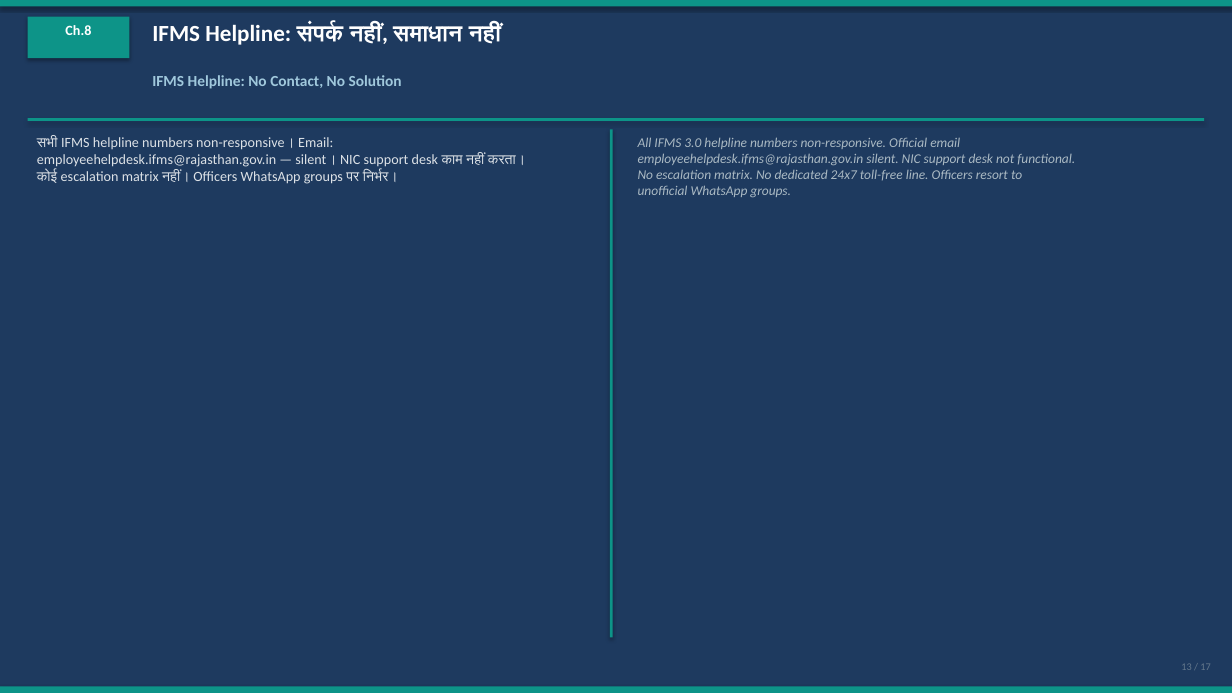
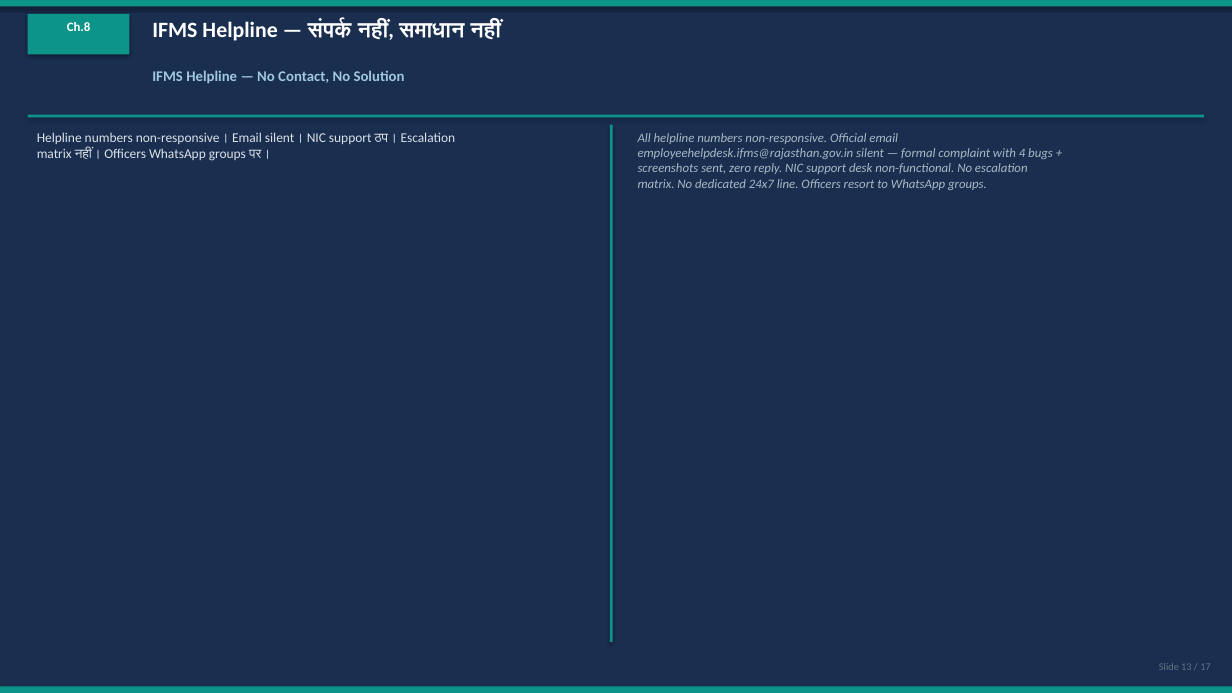
Before and after one commit to CRAJKUMARSINGH/News-Article-Elaborator, a slide deck: slide 13 of artifacts/rajasthan-ifms-crisis/IFMS-Rajasthan-Investigation.pptx. Drawn at 1232x693 pixels with LibreOffice and Linux fonts; fonts in the diff are those of the drawing. Boxes give left, top, right and bottom in pixels: in the first picture for what was removed or moved away, otherwise in the second. Text is boxed around its words. In the diff, an @@ line names an element or a change of style, - is before the commit and + after.

Commit message:
Clean full regeneration — all exports rewritten from scratch
- Deleted old generate_exports.py + regen_emb.py approach
- New print_all.py: single clean script, all 14 chapters in IFMS
  article + 13 chapters in eMB article fully regenerated
- Cache cleared before run
- All 6 files rebuilt: DOCX 39KB, PDF 12KB, PPTX 59KB (IFMS)
  and DOCX 38KB, PDF 9KB, PPTX 52KB (eMB)
- PPTX now has improved cover, facts grid, chapter slides with
  Hindi/English two-column layout, and updated CTA closing slide
  with impunity architecture quote

```diff
--- a/artifacts/rajasthan-ifms-crisis/IFMS-Rajasthan-Investigation.pptx
+++ b/artifacts/rajasthan-ifms-crisis/IFMS-Rajasthan-Investigation.pptx
@@ background #1E3A5F to #1A2E50 @@
@@ text "Ch.8" at [67, 22, 91, 31]: size 11 to 10 pt @@
@@ text at [152, 20, 504, 41]: text changed; size 18 to 17 pt @@
-IFMS Helpline: संपर्क नहीं, समाधान नहीं
+IFMS Helpline — संपर्क नहीं, समाधान नहीं
@@ text at [152, 70, 405, 84]: text changed; size 12 to 11.5 pt @@
-IFMS Helpline: No Contact, No Solution
+IFMS Helpline — No Contact, No Solution
@@ rectangle: place and size @@
-rectangle at [28, 118, 1204, 121]
+rectangle at [28, 115, 1204, 117]
@@ text at [37, 132, 456, 161]: text changed; size 11 to 10.5 pt; text colour #DCE1E6 to #DAE0E6 @@
-सभी IFMS helpline numbers non-responsive। Email:
-employeehelpdesk.ifms@rajasthan.gov.in — silent। NIC support desk काम नहीं करता।
-कोई escalation matrix नहीं। Officers WhatsApp groups पर निर्भर।
+Helpline numbers non-responsive। Email silent। NIC support ठप। Escalation
+matrix नहीं। Officers WhatsApp groups पर।
@@ rectangle: place and size @@
-rectangle at [610, 129, 613, 638]
+rectangle at [610, 125, 613, 642]
@@ text at [638, 133, 1053, 190]: text changed; size 10.5 to 10 pt; text colour #AAB9C3 to #A8B9C3 @@
-All IFMS 3.0 helpline numbers non-responsive. Official email
-employeehelpdesk.ifms@rajasthan.gov.in silent. NIC support desk not functional.
-No escalation matrix. No dedicated 24x7 toll-free line. Officers resort to
-unofficial WhatsApp groups.
+All helpline numbers non-responsive. Official email
+employeehelpdesk.ifms@rajasthan.gov.in silent — formal complaint with 4 bugs +
+screenshots sent, zero reply. NIC support desk non-functional. No escalation
+matrix. No dedicated 24x7 line. Officers resort to WhatsApp groups.
@@ text at [1159, 663, 1210, 670]: text changed; text colour #64788C to #647382 @@
-13 / 17
+Slide 13 / 17
```
Also in this commit, not shown: 17 other slides changed, 6 other files.
